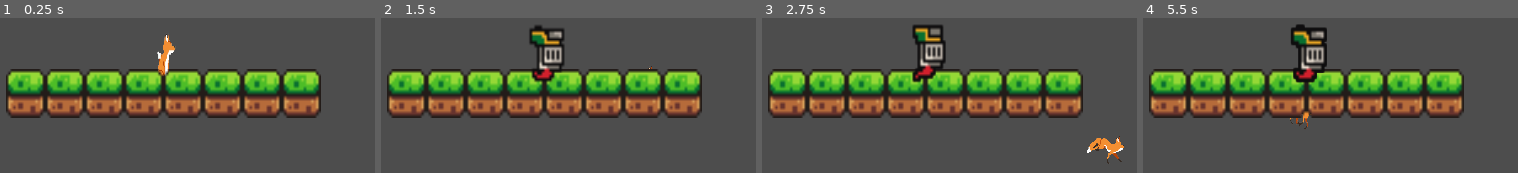
Above: before the commit, frames 1-4 (left to right).
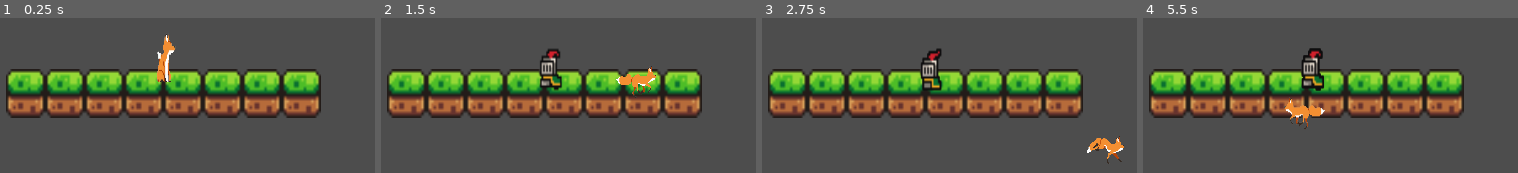
Above: after the commit, the same moments.

Repository: Tonevanda/hypoxia
Game: Godot game, scene res://scenes/main.tscn
Same seed, same stepped clock (60 frames per second), same inputs: the game is played once before the commit and once after it.
Inputs:
- Up to frame 1 (0.25 s): no input
- Up to frame 2 (1.5 s): tap Enter at 0.5 s; hold Right (ui_right) 0.53-1.28 s; hold Down (ui_down) from 1.28 s (still down)
- Up to frame 3 (2.75 s): release Down (ui_down) at 2.03 s; hold Right (ui_right) from 2.03 s (still down)
- Up to frame 4 (5.5 s): release Right (ui_right) at 2.78 s; hold Up (ui_up) 2.78-3.53 s; hold Left (ui_left) 3.53-5.03 s; hold Down (ui_down) from 5.03 s (still down)

The runs differ from the first frame. In frame 1, 0.2% of the frame differs, in the area x 41-46%, y 32-42%; in frame 2, 3.5%; in frame 3, 2.8%; in frame 4, 3.7%, in the area x 37-50%, y 3-65%.

Commit message:
rotate pufferfish

Diff:
--- a/scenes/main.tscn
+++ b/scenes/main.tscn
@@ -238,6 +238,7 @@
 scale = Vector2(118.2, -148.412)
 
 [node name="CharacterBody2D" type="CharacterBody2D" parent="."]
+z_index = 1
 position = Vector2(-0.778343, 4.15061)
 scale = Vector2(0.05, -0.071)
 script = ExtResource("1_ayuj0")
--- a/scenes/pufferfish.tscn
+++ b/scenes/pufferfish.tscn
@@ -126,12 +126,14 @@
 size = Vector2(10, 14)
 
 [node name="Pufferfish" type="Area2D"]
+z_index = 2
 position = Vector2(5, 0)
+scale = Vector2(0.623628, 0.734472)
 
 [node name="AnimatedSprite2D" type="AnimatedSprite2D" parent="."]
 sprite_frames = SubResource("SpriteFrames_mpmfn")
 autoplay = "default"
-frame_progress = 0.149462
+frame_progress = 0.784318
 
 [node name="CollisionShape2D" type="CollisionShape2D" parent="."]
 position = Vector2(-1, 4)
--- a/whale/spawner.gd
+++ b/whale/spawner.gd
@@ -9,12 +9,12 @@
 
 func spawn_pufferfish() -> void:
 	var pufferfish = pufferfish_scene.instantiate()
+	pufferfish.rotation = PI
 	pufferfish.position = Vector2(2, 2)
 	get_parent().add_child(pufferfish)
 
 
 func _on_timer_timeout() -> void:
-	print("hello")
 	spawn_pufferfish()
 
 # Called every frame. 'delta' is the elapsed time since the previous frame.
